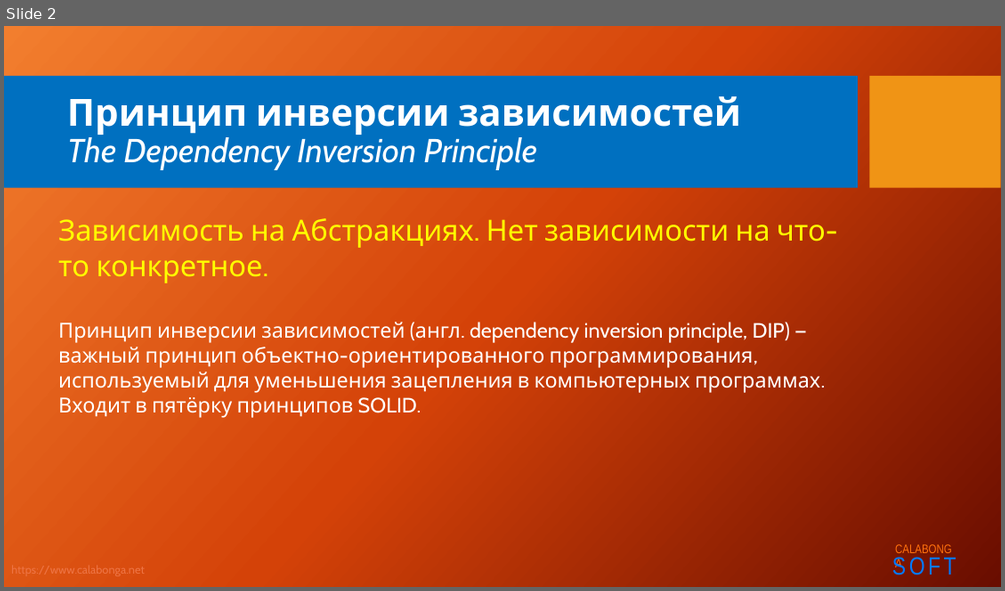
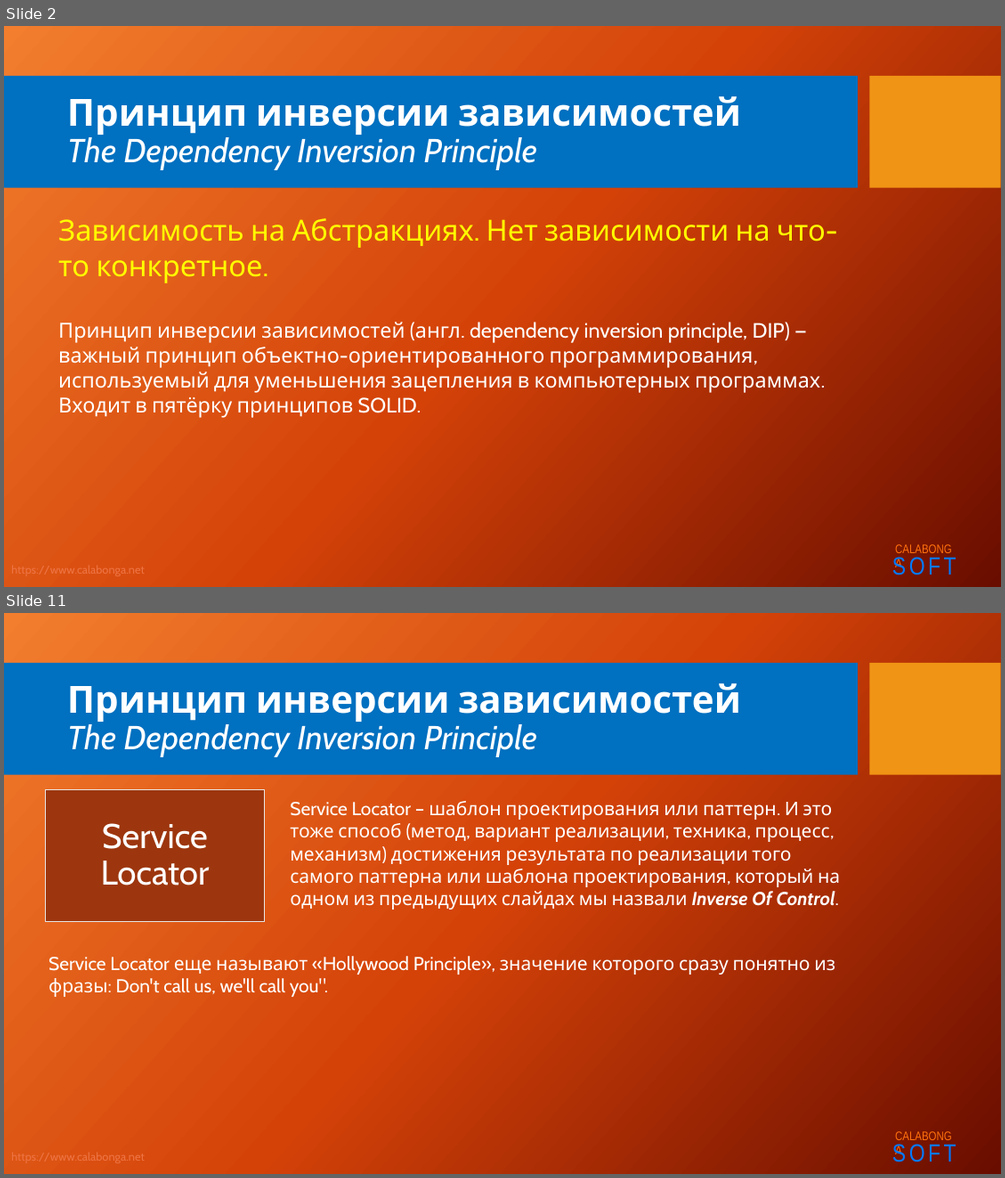
Before and after one commit to Calabonga/SOLID, a slide deck: Powerpoint/5.SOLID_D.pptx. Shown one above the other, each under a label of ours: slide 2 before the commit, slides 2 and 11 after it; the slides between them are not shown. The pictures are 1005x591 and 1005x1178 pixels, drawn with LibreOffice and Linux fonts; fonts in the diff are those of the drawing; background and template pictures are left out. Boxes give left, top, right and bottom in pixels: in the first picture for what was removed or moved away, otherwise in the second. Text is boxed around its words. In the diff, an @@ line names an element or a change of style, - is before the commit and + after.

```diff
--- a/Powerpoint/5.SOLID_D.pptx
+++ b/Powerpoint/5.SOLID_D.pptx
@@ slide 11 added at (x1=4, y1=613, x2=1001, y2=1174), background picture (left out); not listed: 5 template elements that a slide beside it also shows @@
@@ title added at (x1=67, y1=683, x2=741, y2=757), 32 pt, text #FFFFFF, italic @@
+Принцип инверсии зависимостей
+The Dependency Inversion Principle
@@ rectangle added at (x1=45, y1=789, x2=264, y2=921), fill #9D360E, outline #E7E6E6 1 pt @@
@@ text added at (x1=101, y1=823, x2=210, y2=885), 33 pt, text #FFFFFF @@
+Service Locator
@@ text added at (x1=290, y1=801, x2=840, y2=909), 18 pt, text #FFFFFF @@
+Service Locator – шаблон проектирования или паттерн. И это тоже способ (метод, вариант реализации, техника, процесс, механизм) достижения результата по реализации того самого паттерна или шаблона проектирования, который на одном из предыдущих слайдах мы назвали Inverse Of Control.
@@ text added at (x1=48, y1=956, x2=835, y2=997), 18 pt, text #FFFFFF @@
+Service Locator еще называют «Hollywood Principle», значение которого сразу понятно из фразы: Don't call us, we'll call you".
```
Also in this commit, not shown: 8 other slides added.
